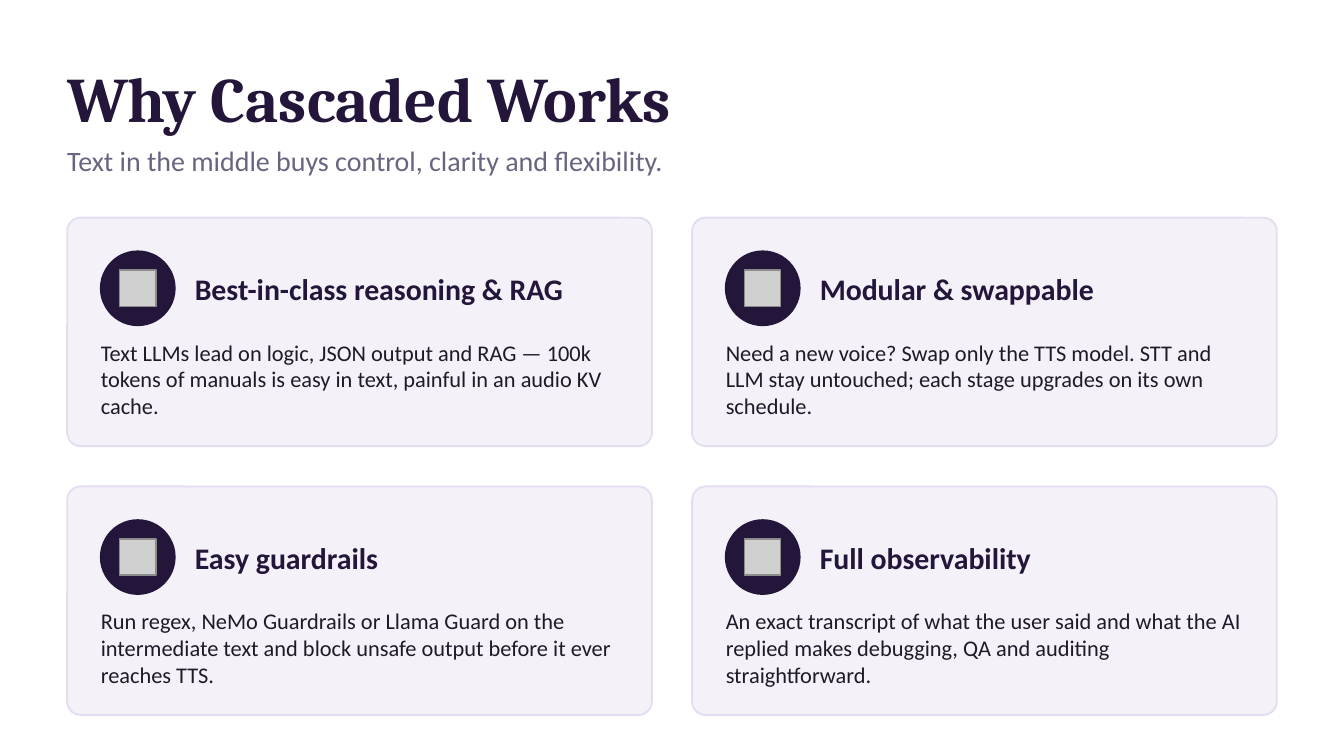
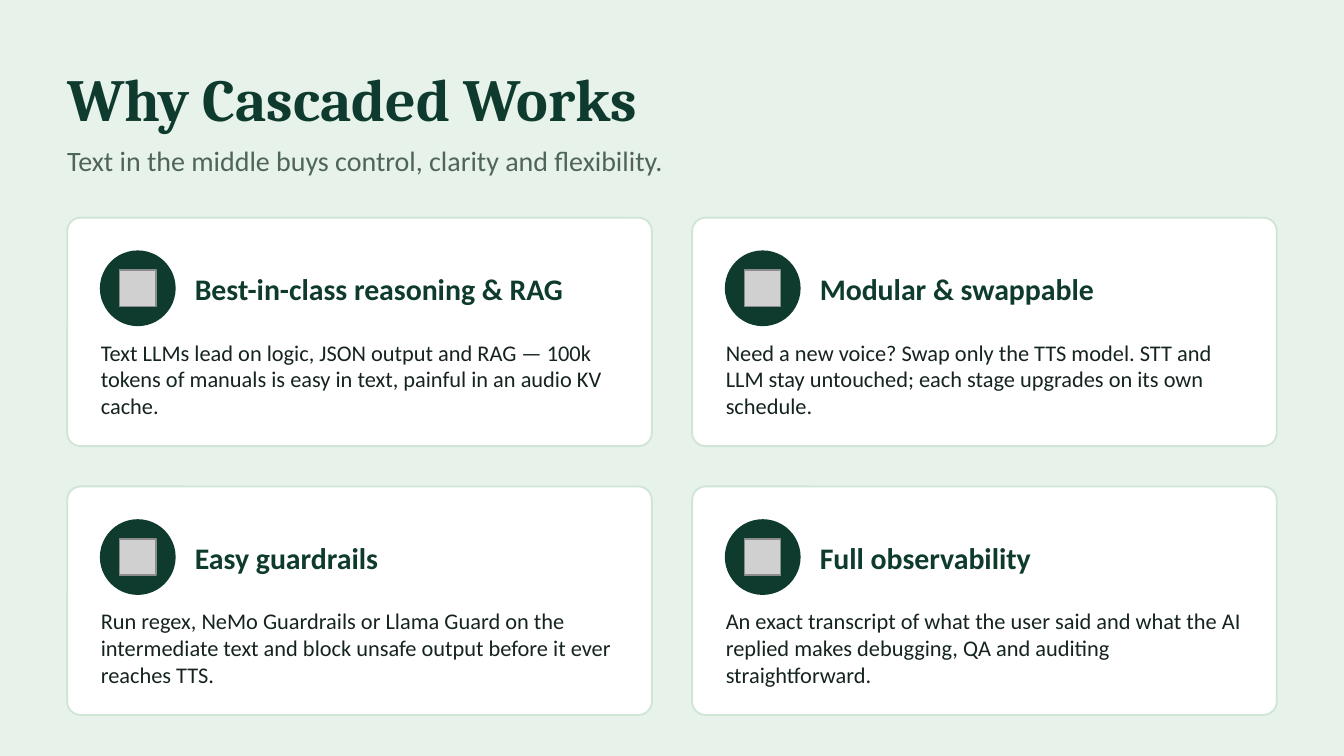
Before and after one commit to wilfredijaa-cmyk/voice, a slide deck: slide 3 of cascaded-voice-ai.pptx (slide 2 before the commit). Drawn at 1344x756 pixels with LibreOffice and Linux fonts; fonts in the diff are those of the drawing; grey boxes stand for pictures. Boxes give left, top, right and bottom in pixels: in the first picture for what was removed or moved away, otherwise in the second. Text is boxed around its words. In the diff, an @@ line names an element or a change of style, - is before the commit and + after.

```diff
--- a/cascaded-voice-ai.pptx
+++ b/cascaded-voice-ai.pptx
@@ background #FFFFFF to #E6F2EA @@
@@ text "Why Cascaded Works" at bbox=[67, 79, 637, 134]: size 34 to 32 pt, text colour #24163A to #0E3B2E @@
@@ text "Text in the middle buys ..." at bbox=[67, 151, 662, 176]: text colour #6B6480 to #4F6559 @@
@@ fill #F4F1F9 to #FFFFFF; outline #E4DDF0 1 pt to #CFE6D6 1 pt in 4 elements at bbox=[67, 218, 652, 446], bbox=[692, 218, 1277, 446], bbox=[67, 487, 652, 715], bbox=[692, 487, 1277, 715] @@
@@ fill #24163A to #0E3B2E; outline #24163A 1 pt to #0E3B2E 1 pt in 4 elements at bbox=[101, 251, 175, 325], bbox=[726, 251, 800, 325], bbox=[101, 520, 175, 594], bbox=[726, 520, 800, 594] @@
@@ text colour #24163A to #0E3B2E in 4 elements at bbox=[195, 279, 563, 305], bbox=[820, 279, 1094, 305], bbox=[195, 548, 378, 574], bbox=[820, 548, 1031, 574] @@
```
Also in this commit, not shown: 4 other slides changed, 1 slide added, 1 other file.
